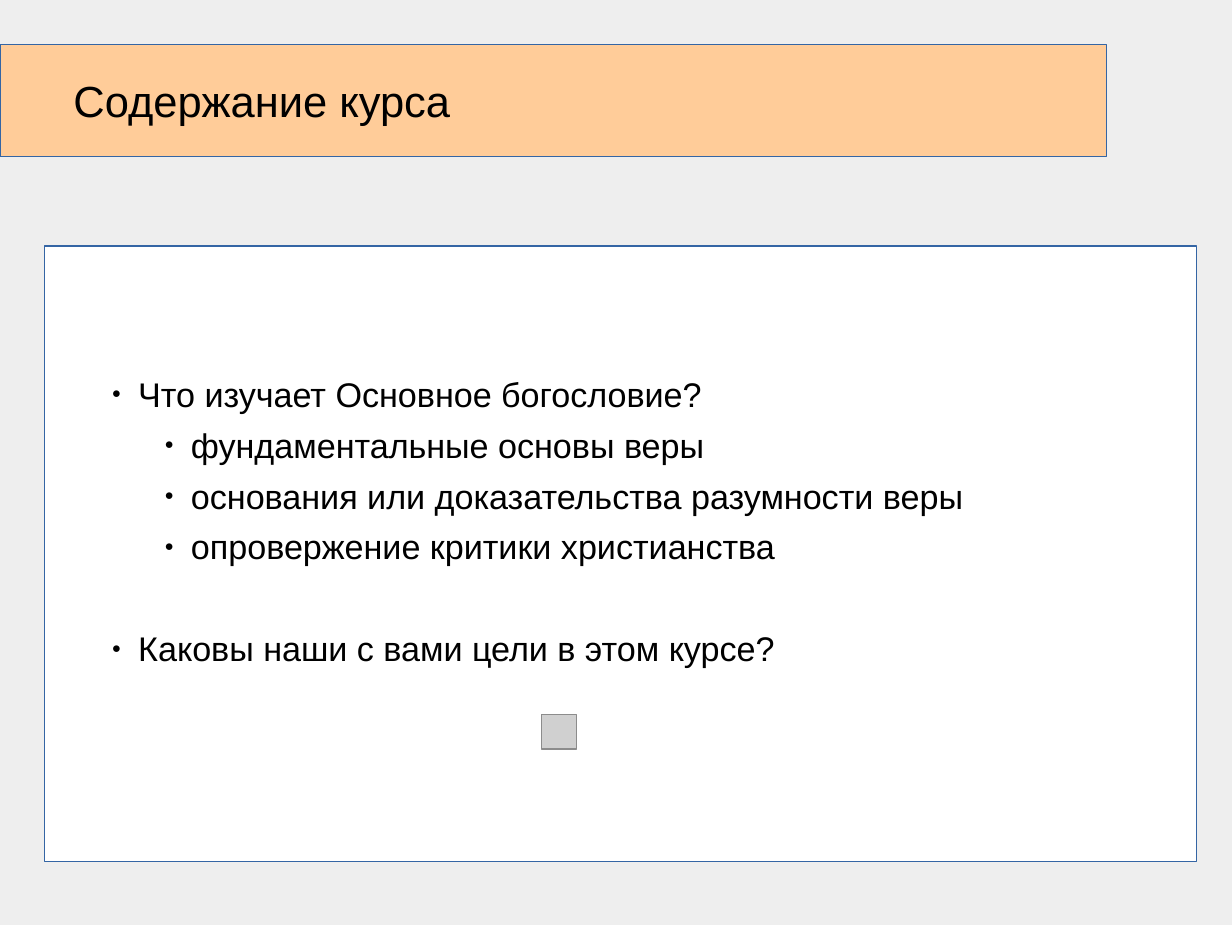
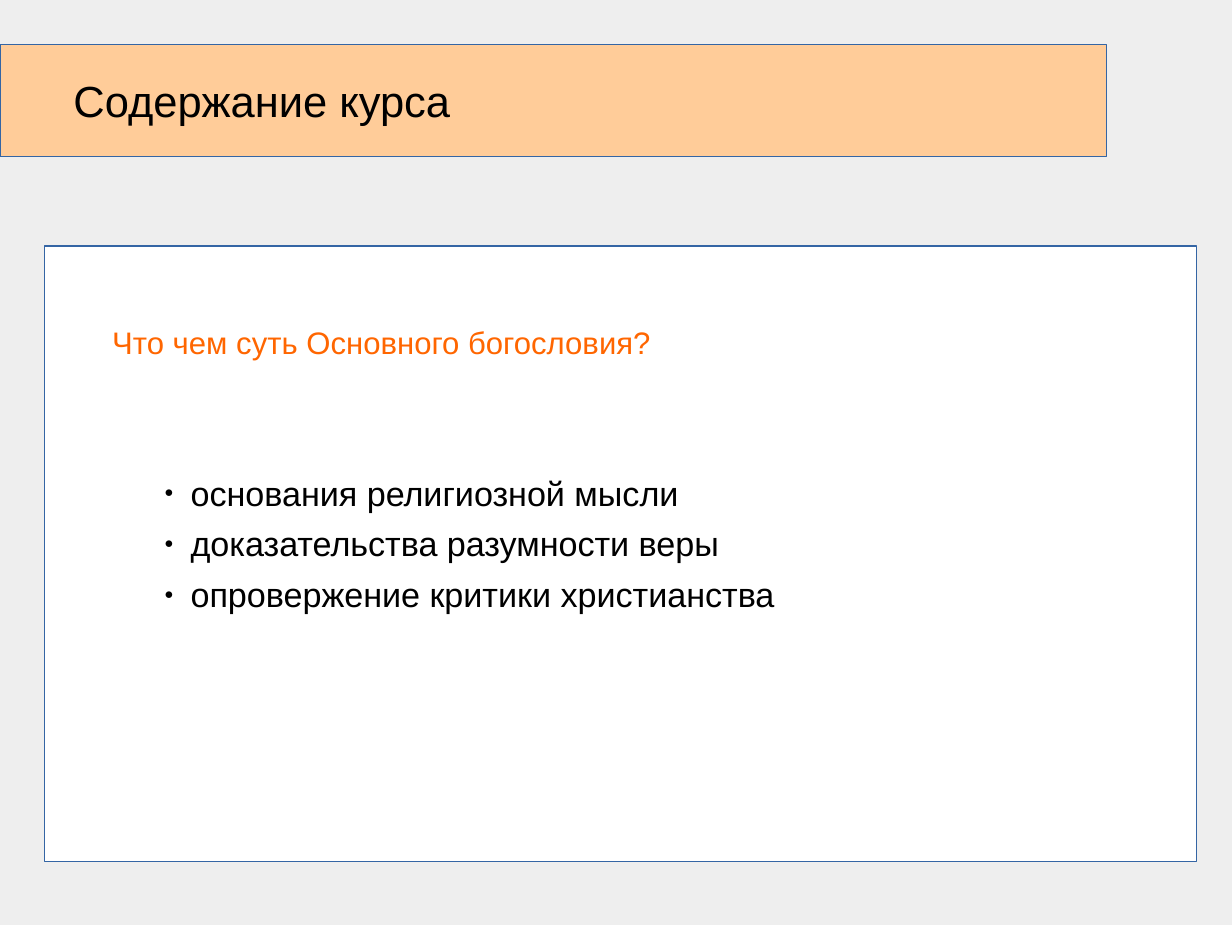
Before and after one commit to frpaul/ob, a slide deck: slide 3 of presentations/01_beginning_the_course_03.ppt. Drawn at 1232x925 pixels with LibreOffice and Linux fonts; fonts in the diff are those of the drawing; grey boxes stand for pictures. Boxes give left, top, right and bottom in pixels: in the first picture for what was removed or moved away, otherwise in the second. Text is boxed around its words. In the diff, an @@ line names an element or a change of style, - is before the commit and + after.

```diff
--- a/presentations/01_beginning_the_course_03.ppt
+++ b/presentations/01_beginning_the_course_03.ppt
@@ text at box(112, 331, 719, 563): text changed @@
-● Что изучает Основное богословие?
-    ● фундаментальные основы веры
-    ● основания или доказательства разумности веры
+Что чем суть Основного богословия?
+    ● основания религиозной мысли
+    ● доказательства разумности веры
@@ text at box(191, 588, 775, 614): indent changed @@
@@ text at box(138, 637, 775, 668): paragraph removed @@
-● Каковы наши с вами цели в этом курсе?
@@ picture removed at box(541, 714, 576, 749) @@
```
Also in this commit, not shown: 7 other slides changed, 1 slide added, 2 slides removed, 17 other files.
